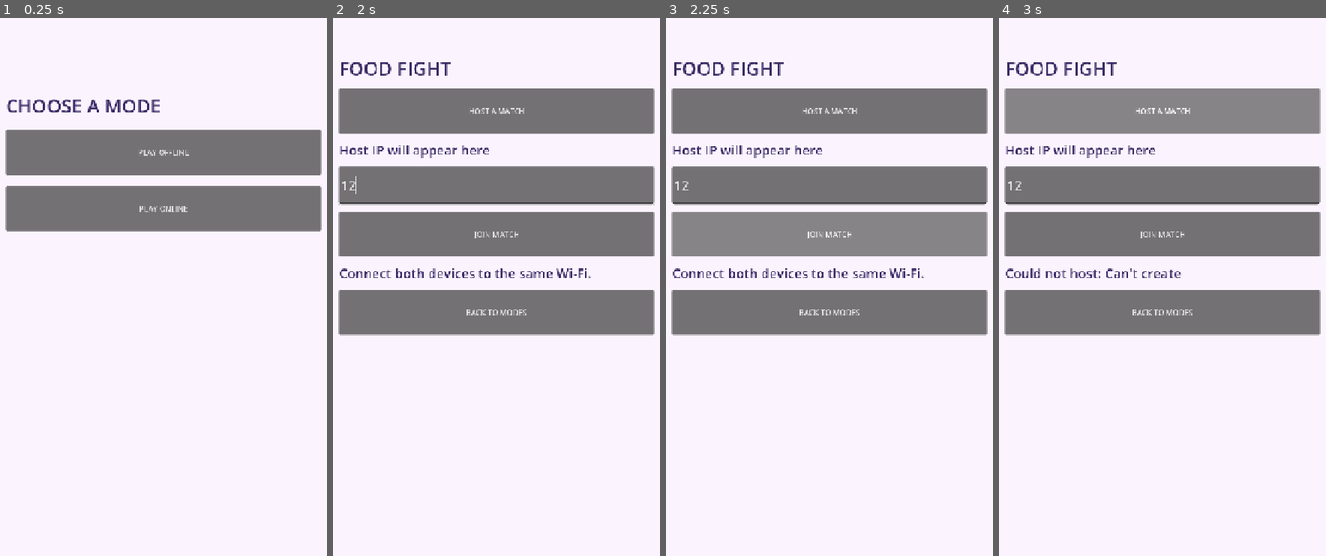
Above: before the commit, frames 1-4 (left to right).
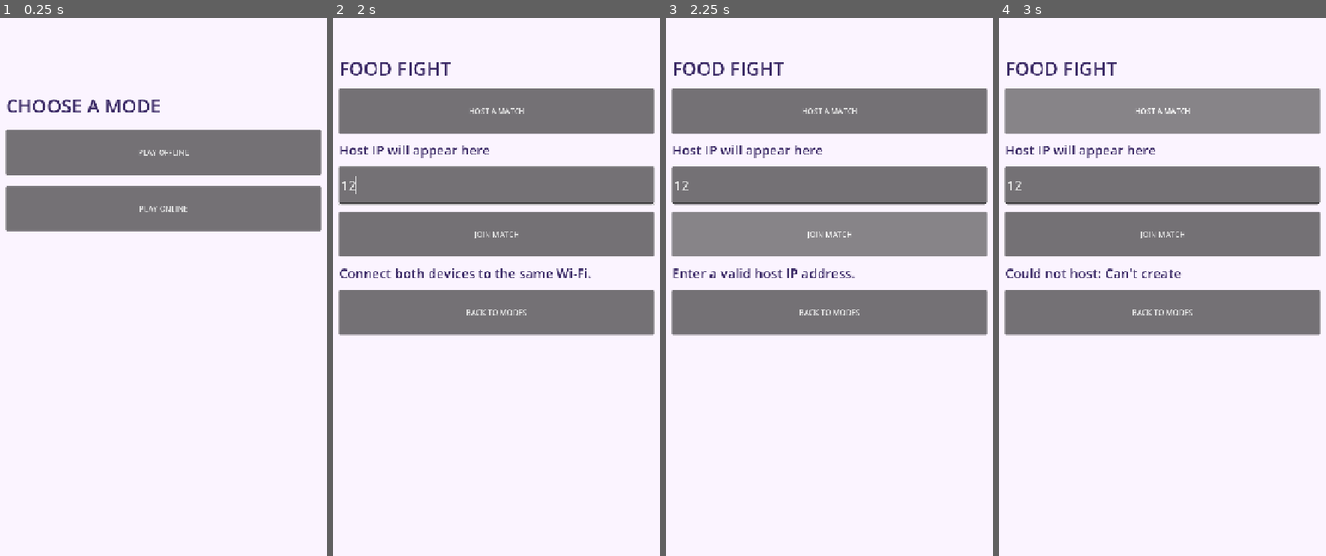
Above: after the commit, the same moments.

Repository: shzzzt/beatbites
Game: Godot game, scene res://scenes/ui/ModeSelect.tscn
The game is run twice, just before and just after one commit, with the same random seed, the same clock (stepped at 60 frames per second) and the same inputs. Sound files missing from this copy of the repository are replaced by a short silence.
Inputs (mouse positions are in pixels of both pictures, inside the frame that each line leads up to):
- Up to frame 1 (0.25 s): no input
- Up to frame 2 (2 s): click "PLAY ONLINE" at 0.5 s; click (496, 184) at 1.27 s; type "12" at 1.35 s
- Up to frame 3 (2.25 s): click "JOIN MATCH" at 2 s
- Up to frame 4 (3 s): click "HOST A MATCH" at 2.75 s

Frames 1-2 are identical in both runs. In frame 3, 0.7% of the frame differs, in the area x 2-79%, y 46-49%; in frame 4, nothing differs.

Commit message:
Add joining with IP validation and connection feedback

Diff:
--- a/autoload/Net.gd
+++ b/autoload/Net.gd
@@ -21,3 +21,13 @@
 		multiplayer.multiplayer_peer.close() # Close the current connection.
 	multiplayer.multiplayer_peer = OfflineMultiplayerPeer.new()
 	is_host = false # Return to local-only operation.
+
+func join_game(address: String) -> Error:
+	leave_game() # Close any previous session.
+	var peer := ENetMultiplayerPeer.new()
+	var error: Error = peer.create_client(address, PORT)
+	if error != OK:
+		return error # Couldn't begin the connection attempt.
+
+	multiplayer.multiplayer_peer = peer # Activate the connecting client.
+	return OK # Started connecting; success is reported later.
--- a/scripts/Lobby.gd
+++ b/scripts/Lobby.gd
@@ -4,6 +4,9 @@
 func _ready() -> void:
 	$Content/Back.pressed.connect(_on_back_pressed)
 	$Content/Host.pressed.connect(_on_host_pressed)
+	$Content/Join.pressed.connect(_on_join_pressed)
+	multiplayer.connected_to_server.connect(_on_connected)
+	multiplayer.connection_failed.connect(_on_connection_failed)
 
 
 func _on_back_pressed() -> void:
@@ -36,3 +39,28 @@
 	$Content/HostIP.text = "Local IP addresses:\n" + "\n".join(addresses)
 	if addresses.is_empty():
 		$Content/HostIP.text = "No local IPv4 address found. Check Wi-Fi."
+
+func _on_join_pressed() -> void:
+	var address: String = $Content/Address.text.strip_edges()
+	if not address.is_valid_ip_address():
+		$Content/Status.text = "Enter a valid host IP address."
+		return # Reject empty or incorrectly formatted addresses.
+
+	var error: Error = Net.join_game(address)
+	if error != OK:
+		$Content/Status.text = "Could not join: " + error_string(error)
+		return
+
+	$Content/Host.disabled = true # Prevent overlapping connection attempts.
+	$Content/Join.disabled = true
+	$Content/Status.text = "Connecting..."
+
+func _on_connected() -> void:
+	$Content/Status.text = "Connected to host. Waiting for match..."
+
+
+func _on_connection_failed() -> void:
+	Net.leave_game() # Clean up the failed connection.
+	$Content/Host.disabled = false # Allow another attempt.
+	$Content/Join.disabled = false
+	$Content/Status.text = "Can't reach host. Check Wi-Fi and the IP address."
